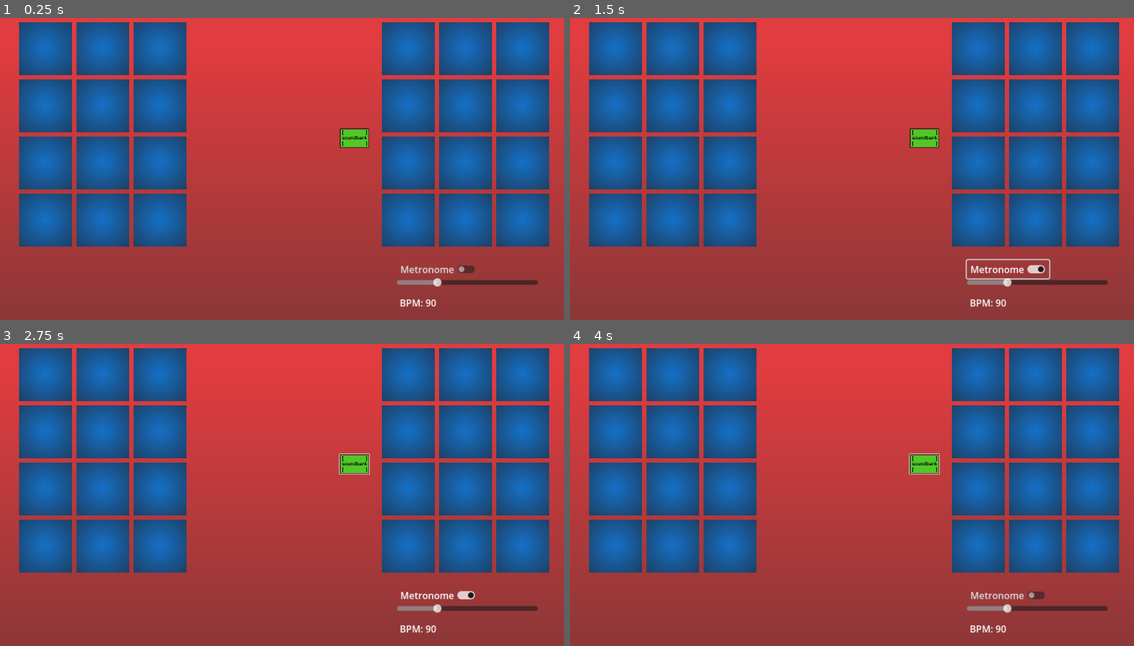
Above: before the commit, frames 1-4 (two rows, left to right).
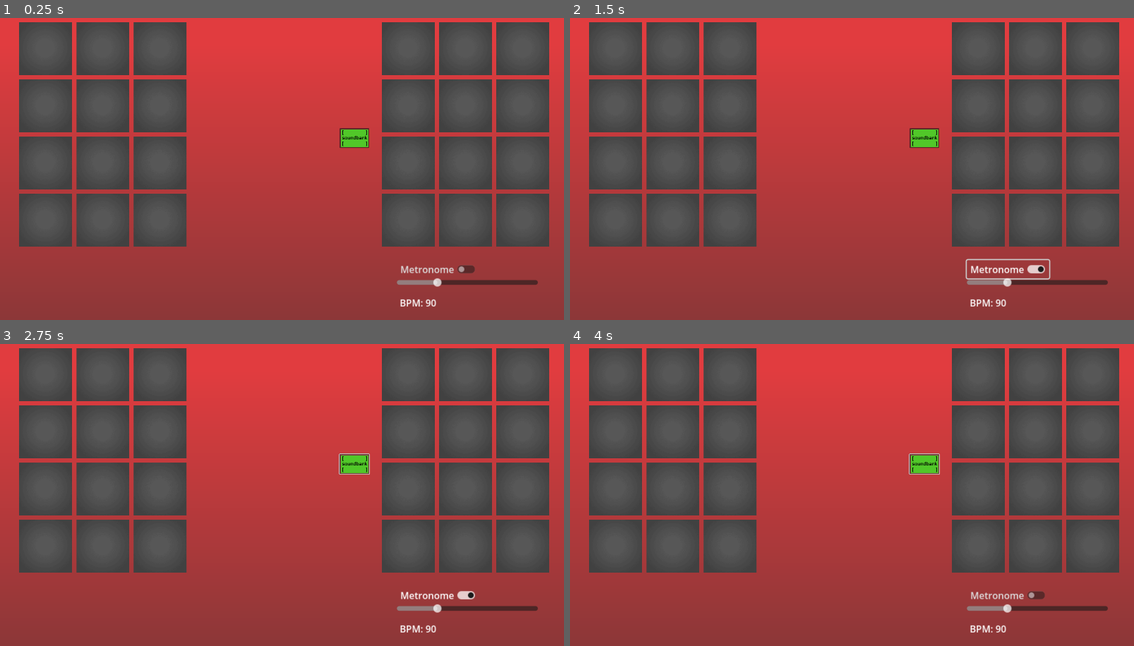
Above: after the commit, the same moments.

Repository: avery-gallant/hci-group-project
Game: Godot game, scene res://scenes/station.tscn
The game is run twice, just before and just after one commit, with the same random seed, the same clock (stepped at 60 frames per second) and the same inputs.
Inputs (mouse positions are in pixels of both pictures, inside the frame that each line leads up to):
- Up to frame 1 (0.25 s): no input
- Up to frame 2 (1.5 s): click (925, 138) at 0.5 s; click "Metronome" at 1.25 s
- Up to frame 3 (2.75 s): click (355, 464) at 2 s
- Up to frame 4 (4 s): click "Metronome" at 2.75 s; click (925, 464) at 3.5 s

The runs differ from the first frame. In frame 1, 39% of the frame differs, in the area x 3-98%, y 1-76%; in frame 2, 39%; in frame 3, 39%; in frame 4, 39%.

Commit message:
alex changes

Diff:
--- a/Hci project/scenes/soundbutton.tscn
+++ b/Hci project/scenes/soundbutton.tscn
@@ -1,6 +1,6 @@
 [gd_scene load_steps=4 format=3 uid="uid://bkqm36ehhqyxk"]
 
-[ext_resource type="Texture2D" uid="uid://ufpyrsd51ibc" path="res://texture/button_still.jpg" id="1_a55gj"]
+[ext_resource type="Texture2D" uid="uid://ufpyrsd51ibc" path="res://texture/button.jpg" id="1_a55gj"]
 [ext_resource type="Script" path="res://scripts/TouchScreenButton.gd" id="1_ofvg8"]
 [ext_resource type="Texture2D" uid="uid://def1fhisuegrr" path="res://texture/button_pressed.jpg" id="2_5panj"]
 
--- a/Hci project/scripts/TouchScreenButton.gd
+++ b/Hci project/scripts/TouchScreenButton.gd
@@ -2,8 +2,24 @@
 var music
 var audio_loader
 @onready var fd_get = $FileDialog
+
+
+var c = Image.load_from_file("res://texture/button_pressed_empty.png");
+var d = Image.load_from_file("res://texture/button_empty.png");
+
+var a = Image.load_from_file("res://texture/button.jpg");
+var b = Image.load_from_file("res://texture/button_pressed.jpg");
+var full_depressed = ImageTexture.create_from_image(a);
+var full_pressed = ImageTexture.create_from_image(b);
+
+var empty_depressed = ImageTexture.create_from_image(d);
+var empty_pressed = ImageTexture.create_from_image(c);
+
 # Called when the node enters the scene tree for the first time.
 func _ready():
+	print(empty_depressed)
+	texture_normal = empty_depressed
+	texture_pressed = empty_pressed
 	fd_get.visible=false
 	music = AudioStreamPlayer.new()
 	audio_loader = AudioLoader.new()
@@ -30,3 +46,5 @@
 	music.set_stream(audio_loader.loadfile(path))
 	music.volume_db = 1
 	music.pitch_scale = 1
+	texture_normal = full_depressed
+	texture_pressed = full_pressed
Renamed: Hci project/texture/button_still.jpg -> Hci project/texture/button.jpg
Not shown, added: Hci project/texture/button.jpg.import
Binary file added: Hci project/texture/button_empty.png
Not shown, changed: Hci project/texture/button_empty.png.import
Binary file added: Hci project/texture/button_pressed_empty.png
Not shown, added: Hci project/texture/button_pressed_empty.png.import
